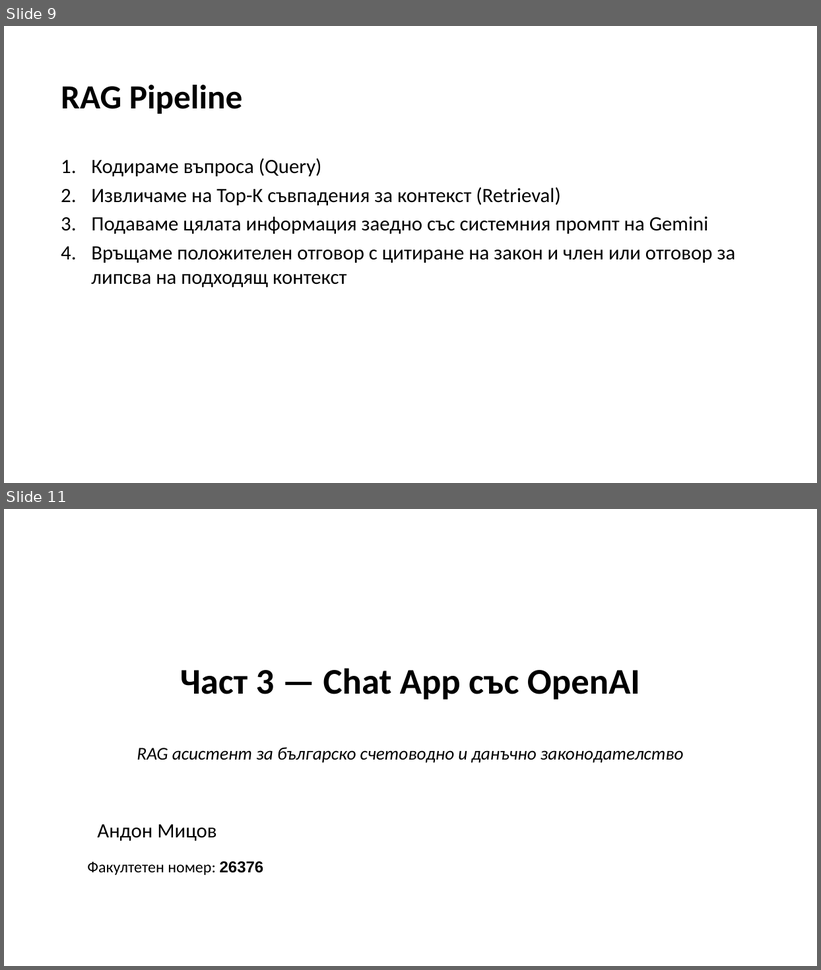
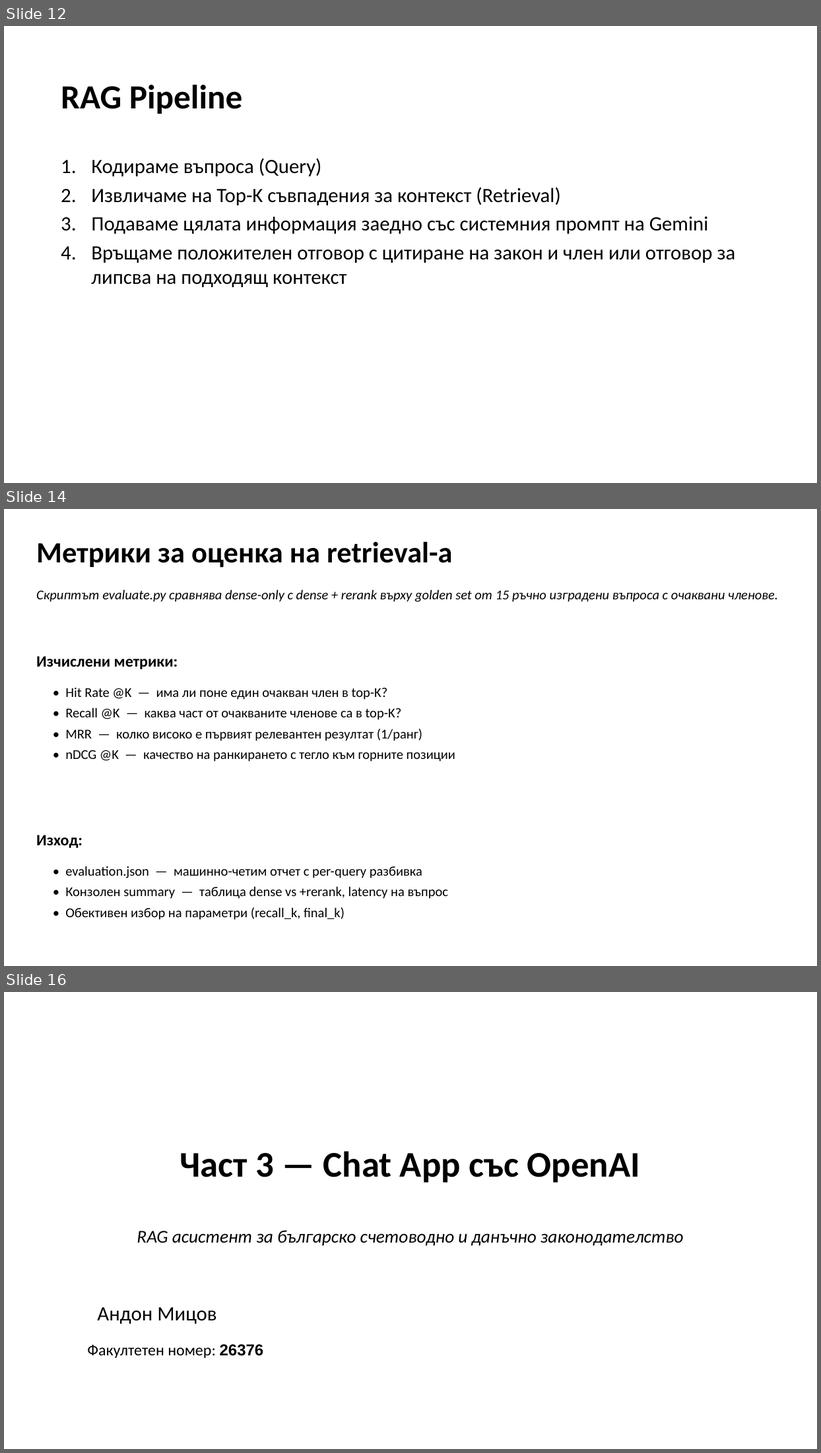
Before and after one commit to LLM-Project-2026/tax_and_accounting_law_RAG, a slide deck: stage_1_presentation_v2.pptx. Shown one above the other, each under a label of ours: slides 9 and 11 before the commit, slides 12, 14 and 16 after it; the slides between them are not shown. The pictures are 821x970 and 821x1453 pixels, drawn with LibreOffice and Linux fonts; fonts in the diff are those of the drawing. Boxes give left, top, right and bottom in pixels: in the first picture for what was removed or moved away, otherwise in the second. Text is boxed around its words. In the diff, an @@ line names an element or a change of style, - is before the commit and + after.

```diff
--- a/stage_1_presentation_v2.pptx
+++ b/stage_1_presentation_v2.pptx
@@ slide 14 added at bbox=[4, 509, 817, 966], background #FFFFFF @@
@@ text added at bbox=[36, 541, 453, 568], 26 pt, text #000000, bold @@
+Метрики за оценка на retrieval-а
@@ text added at bbox=[36, 590, 778, 602], 12 pt, text #000000, italic @@
+Скриптът evaluate.py сравнява dense-only с dense + rerank върху golden set от 15 ръчно изградени въпроса с очаквани членове.
@@ text added at bbox=[36, 656, 178, 669], 14 pt, text #000000, bold @@
+Изчислени метрики:
@@ text added at bbox=[65, 688, 455, 762], 12 pt, text #000000 @@
+• Hit Rate @K — има ли поне един очакван член в top-K?
+• Recall @K — каква част от очакваните членове са в top-K?
+• MRR — колко високо е първият релевантен резултат (1/ранг)
+• nDCG @K — качество на ранкирането с тегло към горните позиции
@@ text added at bbox=[36, 835, 83, 848], 14 pt, text #000000, bold @@
+Изход:
@@ text added at bbox=[65, 866, 449, 920], 12 pt, text #000000 @@
+• evaluation.json — машинно-четим отчет с per-query разбивка
+• Конзолен summary — таблица dense vs +rerank, latency на въпрос
+• Обективен избор на параметри (recall_k, final_k)
@@ what was slide 9 is now slide 12 @@
@@ what was slide 11 is now slide 16 @@
```
Also in this commit, not shown: 2 slides changed, 4 other slides added.
